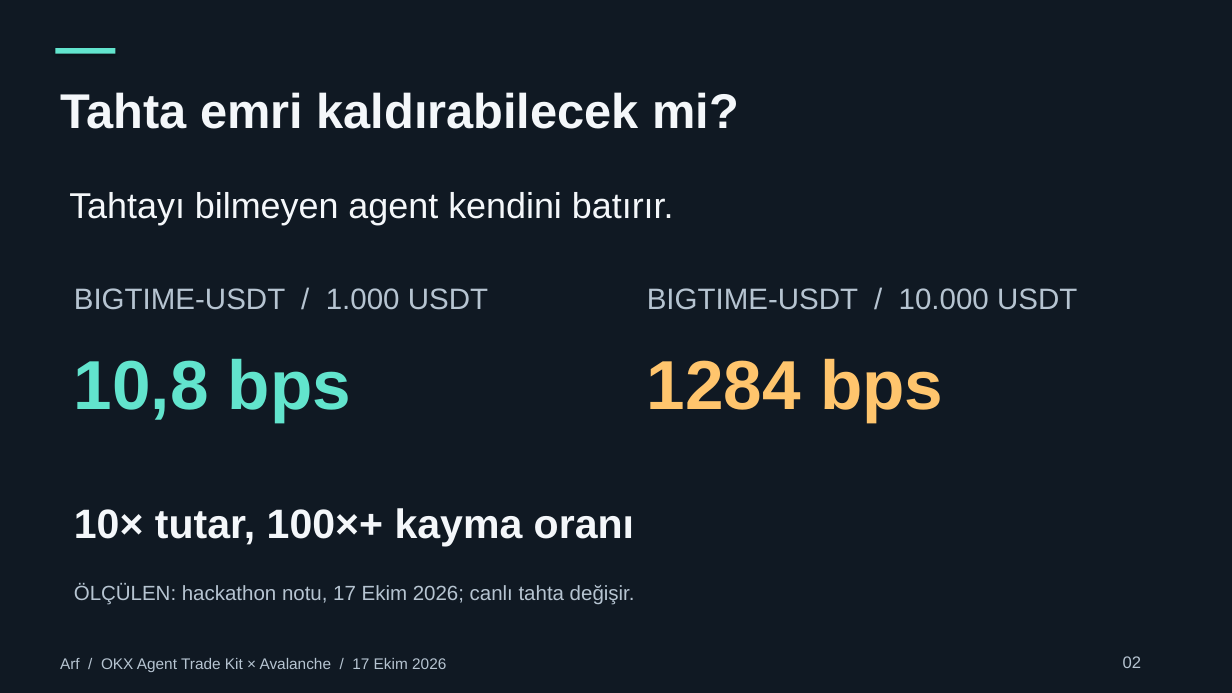
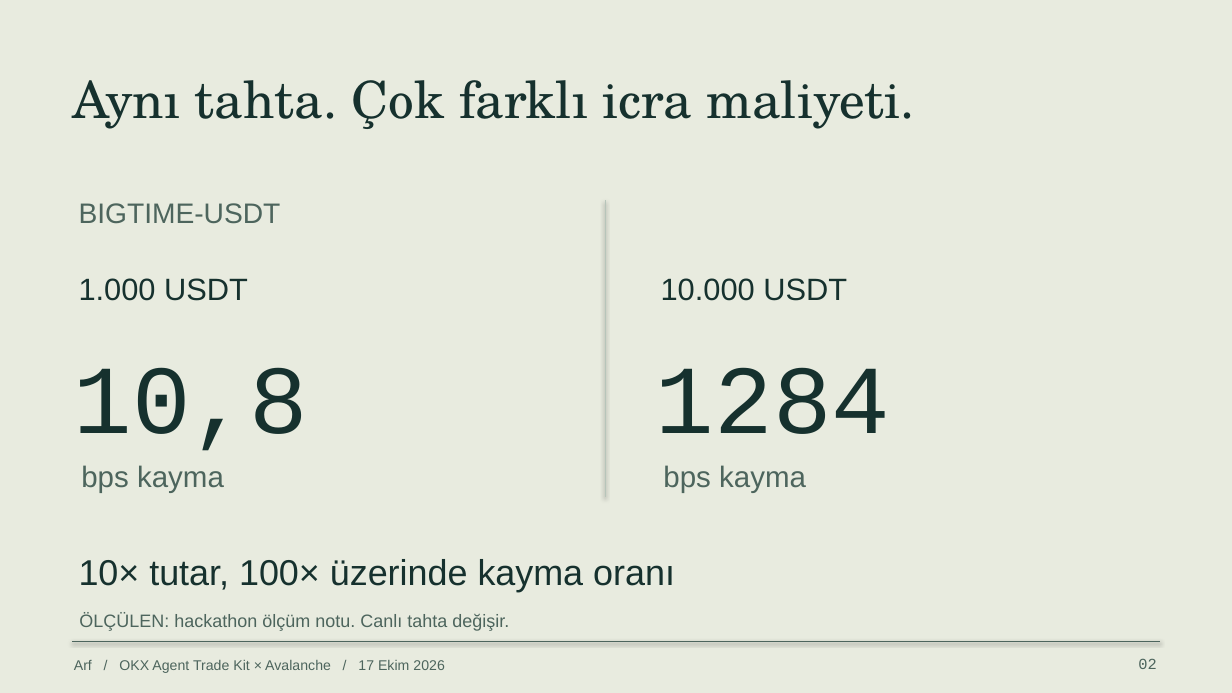
Before and after one commit to akifaybek/arf, a slide deck: slide 2 of presentation/Arf.pptx. Drawn at 1232x693 pixels with LibreOffice and Linux fonts; fonts in the diff are those of the drawing. Boxes give left, top, right and bottom in pixels: in the first picture for what was removed or moved away, otherwise in the second. Text is boxed around its words. In the diff, an @@ line names an element or a change of style, - is before the commit and + after.

```diff
--- a/presentation/Arf.pptx
+++ b/presentation/Arf.pptx
@@ background #101923 to #E8EBDF @@
@@ rectangle removed at bbox=[55, 48, 116, 54] @@
@@ text at bbox=[72, 80, 915, 129]: text changed; size 38 to 40 pt; font Arial to TeX Gyre Schola; text colour #F4F7FA to #16312E; bold off @@
-Tahta emri kaldırabilecek mi?
+Aynı tahta. Çok farklı icra maliyeti.
@@ text at bbox=[79, 203, 281, 224]: text changed; size 28 to 22 pt; text colour #F4F7FA to #4D655D @@
-Tahtayı bilmeyen agent kendini batırır.
+BIGTIME-USDT
@@ line added from (605, 201) to (605, 497), #B7C5BA 1 pt @@
@@ text at bbox=[79, 278, 248, 301]: text changed; size 23 to 24 pt; text colour #B6C4D1 to #16312E @@
-BIGTIME-USDT / 1.000 USDT
+1.000 USDT
@@ text at bbox=[661, 278, 847, 301]: text changed; size 23 to 24 pt; text colour #B6C4D1 to #16312E @@
-BIGTIME-USDT / 10.000 USDT
+10.000 USDT
@@ text at bbox=[74, 367, 308, 451]: text changed; size 54 to 76 pt; font Arial to Courier New; text colour #62E4CD to #16312E; bold off @@
-10,8 bps
+10,8
@@ text at bbox=[656, 367, 890, 434]: text changed; size 54 to 76 pt; font Arial to Courier New; text colour #FFC56D to #16312E; bold off @@
-1284 bps
+1284
@@ text added at bbox=[81, 465, 224, 493], 23 pt, text #4D655D @@
+bps kayma
@@ text added at bbox=[663, 465, 806, 493], 23 pt, text #4D655D @@
+bps kayma
@@ text at bbox=[79, 559, 675, 592]: text changed; size 32 to 28 pt; text colour #F4F7FA to #16312E; bold off @@
-10× tutar, 100×+ kayma oranı
+10× tutar, 100× üzerinde kayma oranı
@@ text at bbox=[79, 614, 509, 631]: text changed; size 16 to 14 pt; text colour #B6C4D1 to #4D655D @@
-ÖLÇÜLEN: hackathon notu, 17 Ekim 2026; canlı tahta değişir.
+ÖLÇÜLEN: hackathon ölçüm notu. Canlı tahta değişir.
@@ line added from (72, 641) to (1160, 641), #4D655D 0.7 pt @@
@@ text "Arf / OKX Agent Trade ...": place and size @@
-text "Arf / OKX Agent Trade ..." at bbox=[60, 658, 446, 672]
+text "Arf / OKX Agent Trade ..." at bbox=[74, 660, 444, 673]
@@ text "Arf / OKX Agent Trade ..." at bbox=[74, 660, 444, 673]: size 12 to 11 pt, text colour #B6C4D1 to #4D655D; line spacing 1 to 1.05; less space between paragraphs @@
@@ text "02": place and size @@
-text "02" at bbox=[1123, 656, 1142, 668]
+text "02" at bbox=[1138, 658, 1156, 669]
@@ text "02" at bbox=[1138, 658, 1156, 669]: size 13 to 12 pt, font Arial to Courier New, text colour #B6C4D1 to #4D655D; alignment left to right; line spacing 1 to 1.05; less space between paragraphs @@
```
Also in this commit, not shown: 2 other slides changed, 7 slides added, 6 slides removed, 5 other files.
